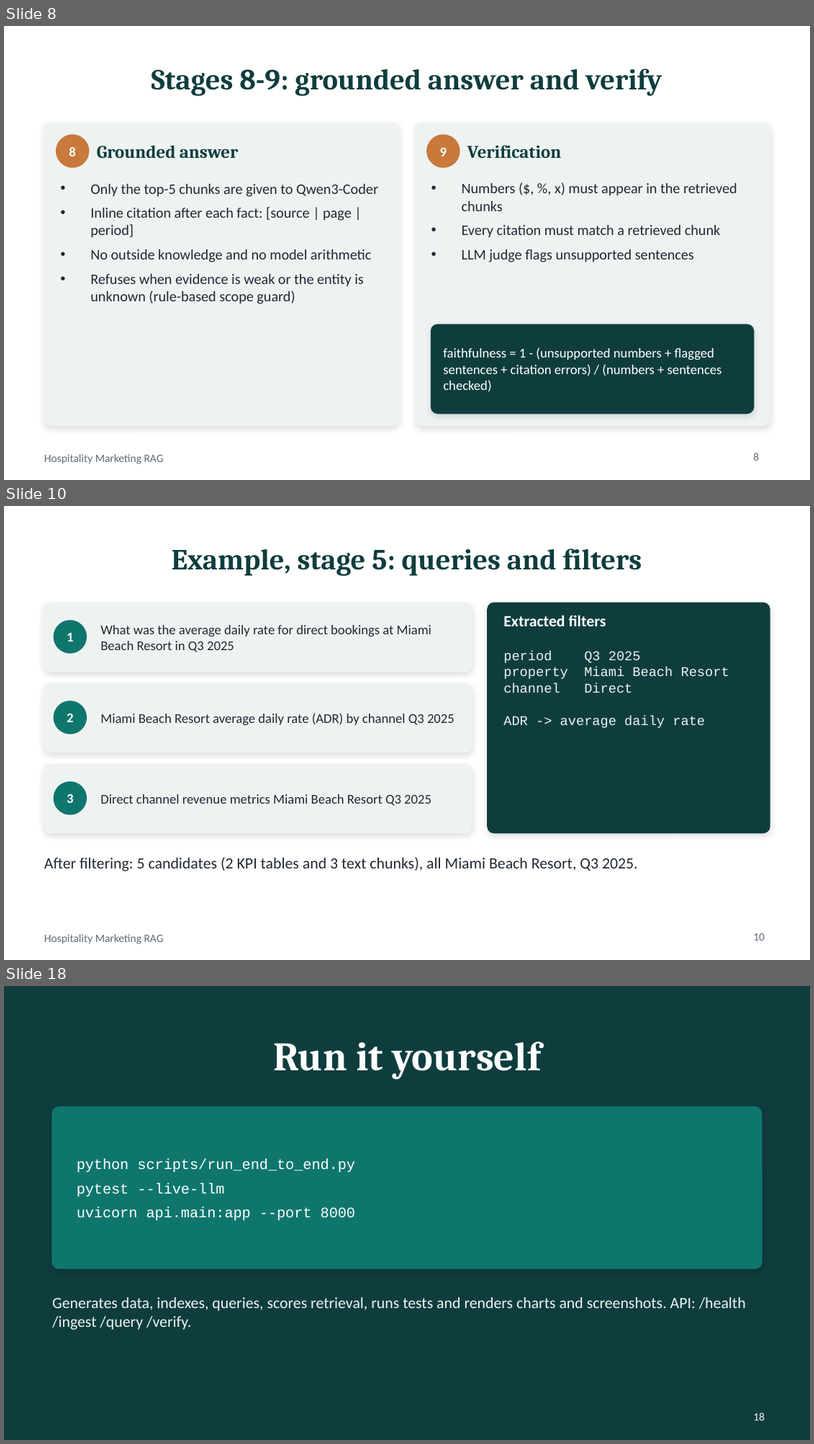
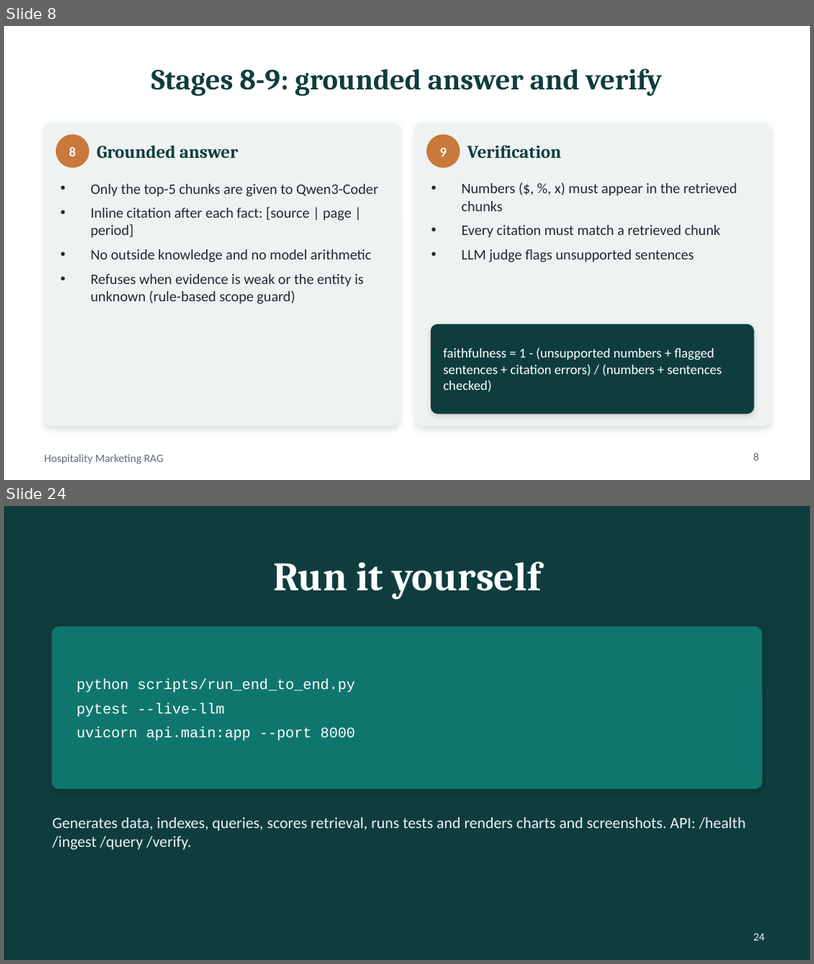
Before and after one commit to ramakrishnakandipati/RAG_Agent, a slide deck: hosiptality_marketing_rag/presentation/Hospitality_RAG_Presentation.pptx. Shown one above the other, each under a label of ours: slides 8, 10 and 18 before the commit, slides 8 and 24 after it; the slides between them are not shown. The pictures are 814x1444 and 814x964 pixels, drawn with LibreOffice and Linux fonts; fonts in the diff are those of the drawing. Boxes give left, top, right and bottom in pixels: in the first picture for what was removed or moved away, otherwise in the second. Text is boxed around its words. In the diff, an @@ line names an element or a change of style, - is before the commit and + after.

```diff
--- a/hosiptality_marketing_rag/presentation/Hospitality_RAG_Presentation.pptx
+++ b/hosiptality_marketing_rag/presentation/Hospitality_RAG_Presentation.pptx
@@ slide 10 removed at [4,506,810,960], background #FFFFFF; not listed: 1 template element that a slide beside it also shows @@
@@ title removed at [172,548,643,576] @@
-Example, stage 5: queries and filters
@@ rounded rectangle removed at [44,602,472,672] @@
@@ rounded rectangle removed at [488,602,770,833] @@
@@ ellipse removed at [54,620,86,653] @@
@@ text removed at [67,633,73,641] @@
-1
@@ text removed at [100,625,432,652] @@
-What was the average daily rate for direct bookings at Miami Beach Resort in Q3 2025
@@ text removed at [504,615,607,626] @@
-Extracted filters
@@ text removed at [504,651,730,728] @@
-period Q3 2025
-property Miami Beach Resort
-channel Direct
-ADR -> average daily rate
@@ rounded rectangle removed at [44,683,472,752] @@
@@ ellipse removed at [54,701,86,734] @@
@@ text removed at [67,713,73,722] @@
-2
@@ text removed at [100,713,455,725] @@
-Miami Beach Resort average daily rate (ADR) by channel Q3 2025
@@ rounded rectangle removed at [44,764,472,833] @@
@@ ellipse removed at [54,782,86,814] @@
@@ text removed at [67,794,73,803] @@
-3
@@ text removed at [100,794,432,806] @@
-Direct channel revenue metrics Miami Beach Resort Q3 2025
@@ text removed at [44,857,638,871] @@
-After filtering: 5 candidates (2 KPI tables and 3 text chunks), all Miami Beach Resort, Q3 2025.
@@ page number removed at [754,933,765,940] @@
-10
@@ what was slide 18 is now slide 24 @@
@@ page number at [754,933,765,940]: text changed @@
-18
+24
```
Also in this commit, not shown: 4 slides changed, 11 slides added, 4 other slides removed, 11 other files.
